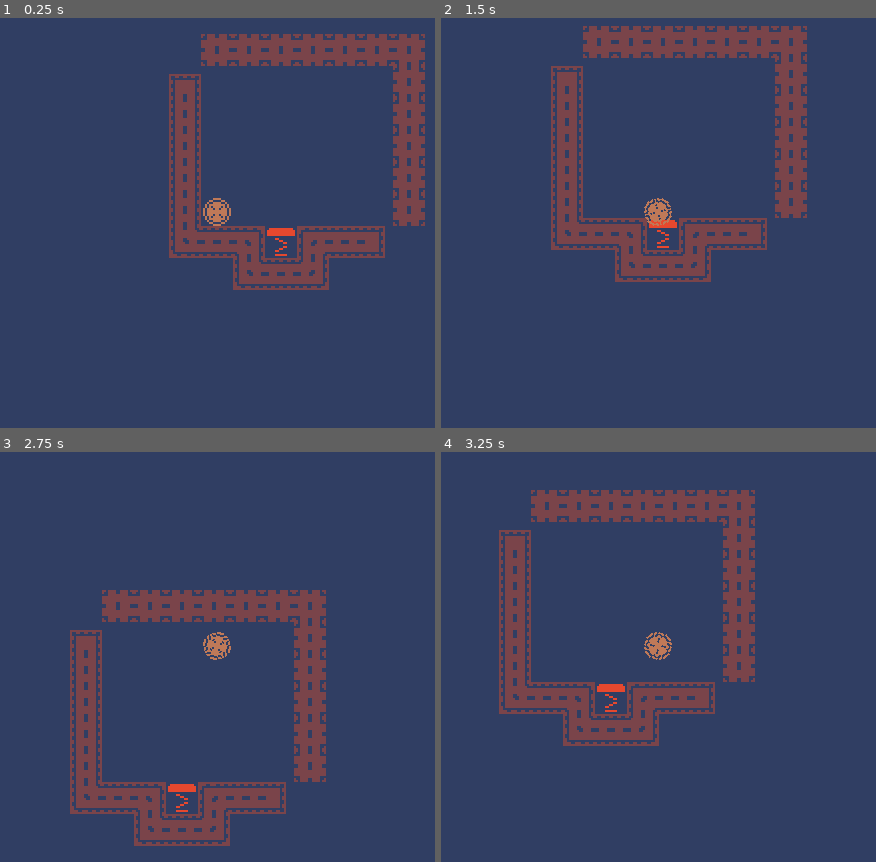
Above: before the commit, frames 1-4 (two rows, left to right).
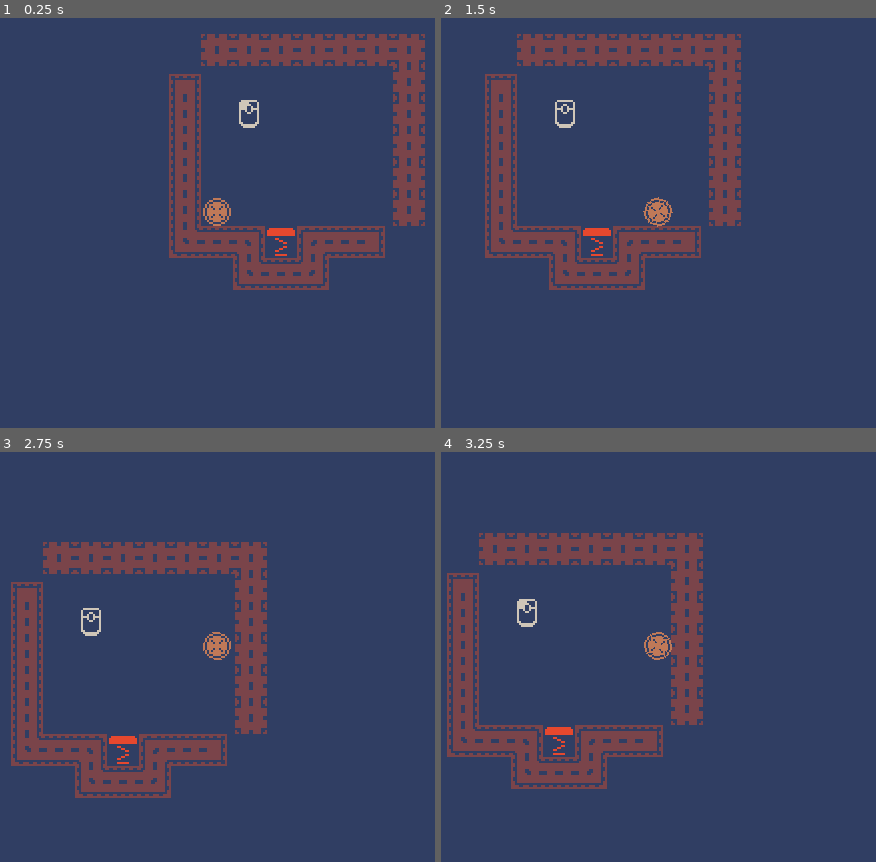
Above: after the commit, the same moments.

Repository: AmossGuy/jumphouse
Game: Godot game, scene res://main.tscn
Two runs of this game, one before a commit and one after it. Both use one fixed random seed, a clock stepped at 60 frames per second and the inputs below.
Inputs (mouse positions are in pixels of both pictures, inside the frame that each line leads up to):
- Up to frame 1 (0.25 s): no input
- Up to frame 2 (1.5 s): tap Enter at 0.5 s; move the mouse to (789, 182) at 0.52 s; press the mouse at (789, 182) at 0.53 s; move the mouse to (536, 243) at 1.27 s; release the mouse at (536, 243) at 1.28 s; click (536, 243) at 1.35 s
- Up to frame 3 (2.75 s): move the mouse to (278, 513) at 2.02 s; press the mouse at (278, 513) at 2.03 s
- Up to frame 4 (3.25 s): move the mouse to (628, 767) at 2.77 s; release the mouse at (628, 767) at 2.78 s; click (628, 767) at 2.85 s

The runs differ from the first frame. In frame 1, 0.2% of the frame differs, in the area x 54-60%, y 20-27%; in frame 2, 18%; in frame 3, 21%, in the area x 2-75%, y 21-97%; in frame 4, 21%.

Commit message:
Commit

Diff:
--- a/main.tscn
+++ b/main.tscn
@@ -1,8 +1,25 @@
-[gd_scene load_steps=4 format=2]
+[gd_scene load_steps=8 format=2]
 
 [ext_resource path="res://objects/spring.tscn" type="PackedScene" id=1]
 [ext_resource path="res://objects/ball.tscn" type="PackedScene" id=2]
 [ext_resource path="res://colored_transparent_packed.tres" type="TileSet" id=3]
+[ext_resource path="res://colored_transparent_packed.png" type="Texture" id=4]
+
+[sub_resource type="AtlasTexture" id=1]
+atlas = ExtResource( 4 )
+region = Rect2( 448, 240, 16, 16 )
+
+[sub_resource type="AtlasTexture" id=2]
+atlas = ExtResource( 4 )
+region = Rect2( 464, 240, 16, 16 )
+
+[sub_resource type="SpriteFrames" id=3]
+animations = [ {
+"frames": [ SubResource( 1 ), SubResource( 2 ) ],
+"loop": true,
+"name": "default",
+"speed": 2.0
+} ]
 
 [node name="Node2D" type="Node2D"]
 __meta__ = {
@@ -20,3 +37,9 @@
 cell_size = Vector2( 16, 16 )
 format = 1
 tile_data = PoolIntArray( -196611, 536870912, 131083, -196610, 536870912, 131083, -196609, 536870912, 131083, -262144,  …(611 unchanged characters)…
+
+[node name="AnimatedSprite" type="AnimatedSprite" parent="."]
+position = Vector2( -24, -24 )
+frames = SubResource( 3 )
+frame = 1
+playing = true
--- a/objects/ball.gd
+++ b/objects/ball.gd
@@ -1,6 +1,18 @@
 extends RigidBody2D
 
+var on_floor = false
+
+func update_arrows(count: int, dir: float):
+	var arrows := [$arrow1, $arrow2, $arrow3]
+
 func _input(event):
-	if event.is_action_pressed("launch"):
+	if event.is_action_pressed("launch") and on_floor:
 		var mouse_vec = get_local_mouse_position().rotated(rotation)
-		apply_central_impulse(mouse_vec)
+		apply_central_impulse(mouse_vec.normalized() * 100)
+
+func _integrate_forces(s):
+	on_floor = false
+	for x in range(s.get_contact_count()):
+		var ci = s.get_contact_local_normal(x)
+		if ci.dot(Vector2(0, -1)) > 0.6:
+			on_floor = true
--- a/objects/ball.tscn
+++ b/objects/ball.tscn
@@ -8,6 +8,7 @@
 
 [node name="ball" type="RigidBody2D"]
 z_index = 1
+contacts_reported = 4
 script = ExtResource( 2 )
 
 [node name="Sprite" type="Sprite" parent="."]
@@ -24,3 +25,24 @@
 visible = false
 current = true
 zoom = Vector2( 0.5, 0.5 )
+
+[node name="arrow1" type="Sprite" parent="."]
+visible = false
+texture = ExtResource( 1 )
+vframes = 22
+hframes = 48
+frame = 1036
+
+[node name="arrow2" type="Sprite" parent="."]
+visible = false
+texture = ExtResource( 1 )
+vframes = 22
+hframes = 48
+frame = 1036
+
+[node name="arrow3" type="Sprite" parent="."]
+visible = false
+texture = ExtResource( 1 )
+vframes = 22
+hframes = 48
+frame = 1036
